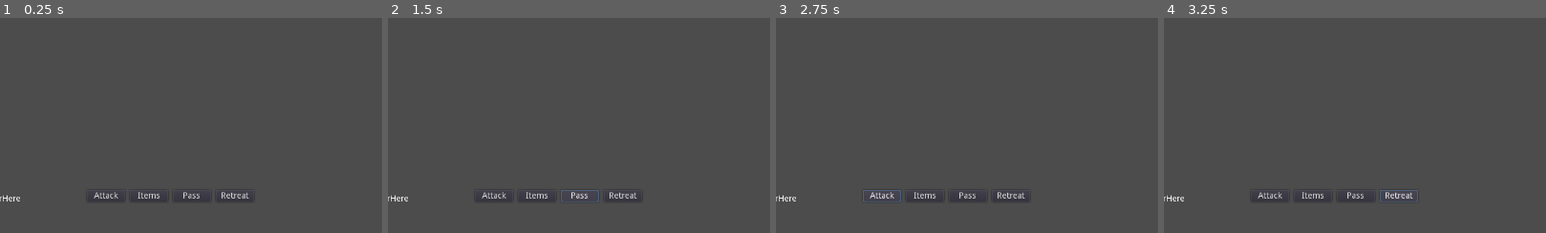
Above: before the commit, frames 1-4 (left to right).
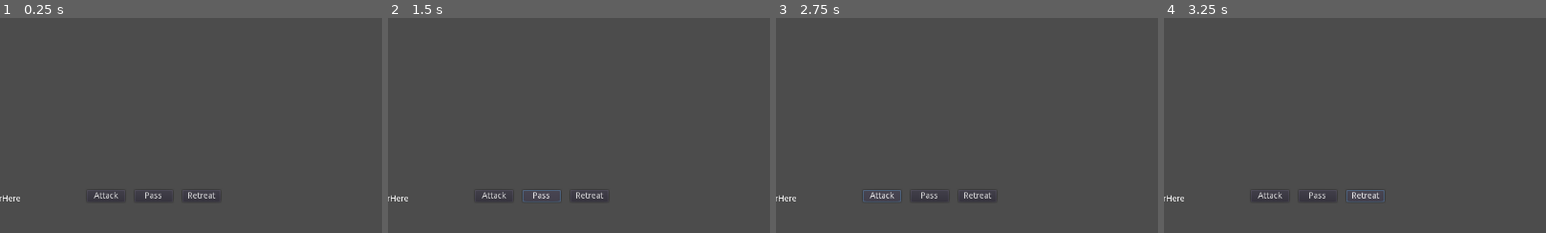
Above: after the commit, the same moments.

Repository: Tech-FZ/Project-Magilica
Game: Godot game, scene res://assets/battle-areas/BattleEnv1/BattleEnv1.tscn
Two runs of this game, one before a commit and one after it. Both use one fixed random seed, a clock stepped at 60 frames per second and the inputs below. The project has no main scene, so this scene is started directly.
Inputs (mouse positions are % of the whole screen's width and height, from its top left):
- Up to frame 1 (0.25 s): no input
- Up to frame 2 (1.5 s): click (29, 91) at 0.5 s, where only the run before the commit has a clickable "Items"; click "Pass" at 1.25 s
- Up to frame 3 (2.75 s): click "Attack" at 2 s
- Up to frame 4 (3.25 s): click "Retreat" at 2.75 s
The pictures show only the part of the screen within x 10-60%, y 50-100%; the shares and areas given below are measured in that part.

The runs differ from the first frame. In frame 1, 0.4% of the frame differs, in the area x 36-66%, y 80-84%; in frame 2, 0.6%, in the area x 35-66%, y 80-86%; in frame 3, 0.4%; in frame 4, 0.6%.

Commit message:
Remove item button

Diff:
--- a/src/assets/battle-areas/BattleEnv1/BattleEnv1.tscn
+++ b/src/assets/battle-areas/BattleEnv1/BattleEnv1.tscn
@@ -19,23 +19,16 @@
 margin_bottom = 668.0
 text = "Attack"
 
-[node name="ItemBtn" type="Button" parent="."]
-margin_left = 344.0
+[node name="PassBtn" type="Button" parent="."]
+margin_left = 352.0
 margin_top = 648.0
-margin_right = 408.0
-margin_bottom = 668.0
-text = "Items"
-
-[node name="PassBtn" type="Button" parent="."]
-margin_left = 416.0
-margin_top = 648.0
-margin_right = 480.0
+margin_right = 416.0
 margin_bottom = 668.0
 text = "Pass"
 
 [node name="RetreatBtn" type="Button" parent="."]
-margin_left = 488.0
+margin_left = 432.0
 margin_top = 648.0
-margin_right = 552.0
+margin_right = 496.0
 margin_bottom = 668.0
 text = "Retreat"
